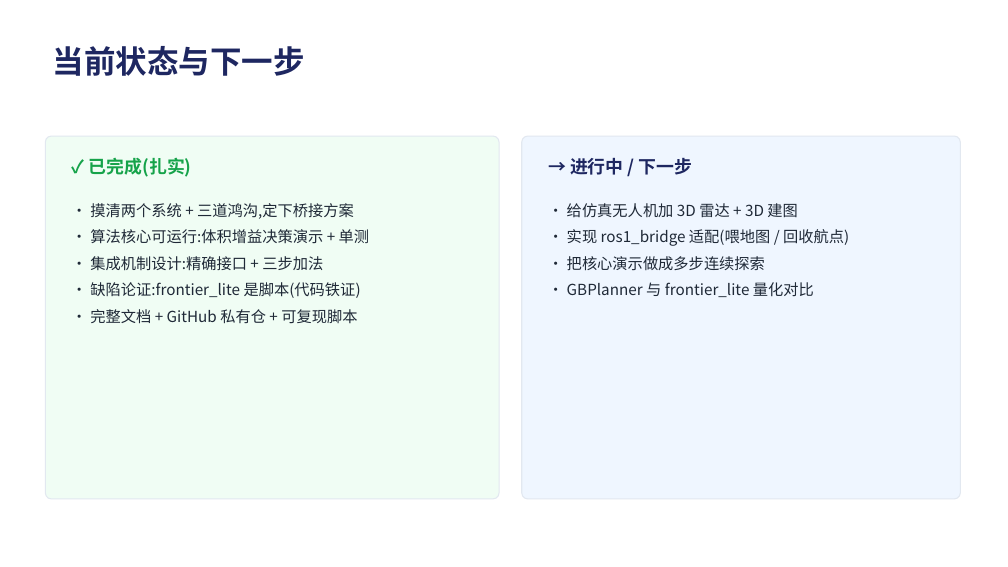
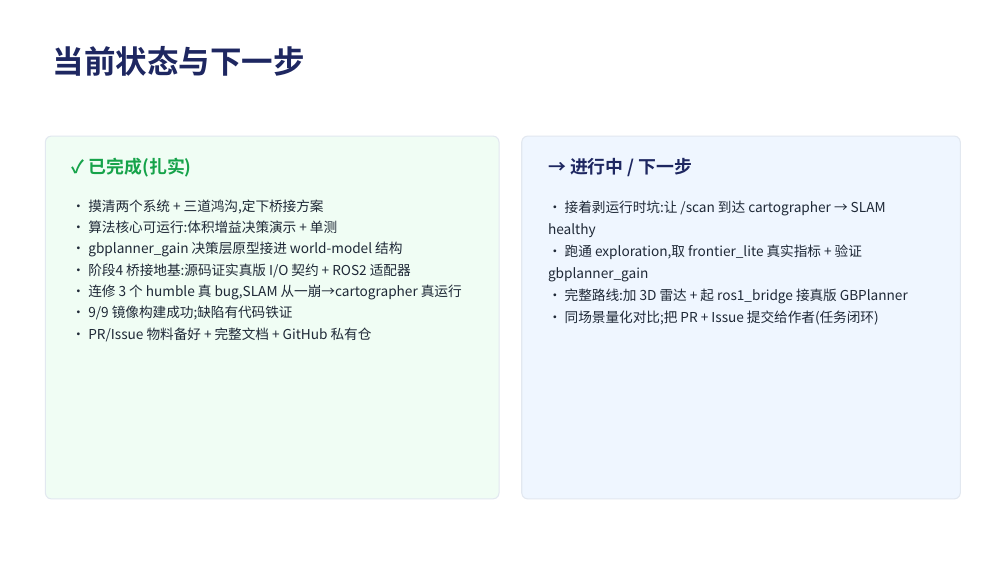
Before and after one commit to ai4sci-z/GBPlanner-WorldModel-Integration, a slide deck: slide 10 of GBPlanner项目进展汇报.pptx (slide 8 before the commit). Drawn at 1008x567 pixels with LibreOffice and Linux fonts; fonts in the diff are those of the drawing. Boxes give left, top, right and bottom in pixels: in the first picture for what was removed or moved away, otherwise in the second. Text is boxed around its words. In the diff, an @@ line names an element or a change of style, - is before the commit and + after.

```diff
--- a/GBPlanner项目进展汇报.pptx
+++ b/GBPlanner项目进展汇报.pptx
@@ text at (x1=88, y1=199, x2=337, y2=233): size 14.5 to 13 pt in "• 摸清两个系统 + 三道鸿沟,定下桥接方案", "• 算法核心可运行:体积增益决策演示 + 单测"; line spacing 1.45 to 1.3 @@
@@ text at (x1=548, y1=200, x2=908, y2=325): text changed; size 14.5 to 13 pt @@
-• 给仿真无人机加 3D 雷达 + 3D 建图
-• 实现 ros1_bridge 适配(喂地图 / 回收航点)
-• 把核心演示做成多步连续探索
-• GBPlanner 与 frontier_lite 量化对比
+• 接着剥运行时坑:让 /scan 到达 cartographer → SLAM healthy
+• 跑通 exploration,取 frontier_lite 真实指标 + 验证 gbplanner_gain
+• 完整路线:加 3D 雷达 + 起 ros1_bridge 接真版 GBPlanner
+• 同场景量化对比;把 PR + Issue 提交给作者(任务闭环)
@@ text at (x1=88, y1=241, x2=462, y2=342): text changed; size 14.5 to 13 pt @@
-• 集成机制设计:精确接口 + 三步加法
-• 缺陷论证:frontier_lite 是脚本(代码铁证)
-• 完整文档 + GitHub 私有仓 + 可复现脚本
+• gbplanner_gain 决策层原型接进 world-model 结构
+• 阶段4 桥接地基:源码证实真版 I/O 契约 + ROS2 适配器
+• 连修 3 个 humble 真 bug,SLAM 从一崩→cartographer 真运行
+• 9/9 镜像构建成功;缺陷有代码铁证
+• PR/Issue 物料备好 + 完整文档 + GitHub 私有仓
```
Also in this commit, not shown: 1 other slide changed, 2 slides added, 8 other files.
